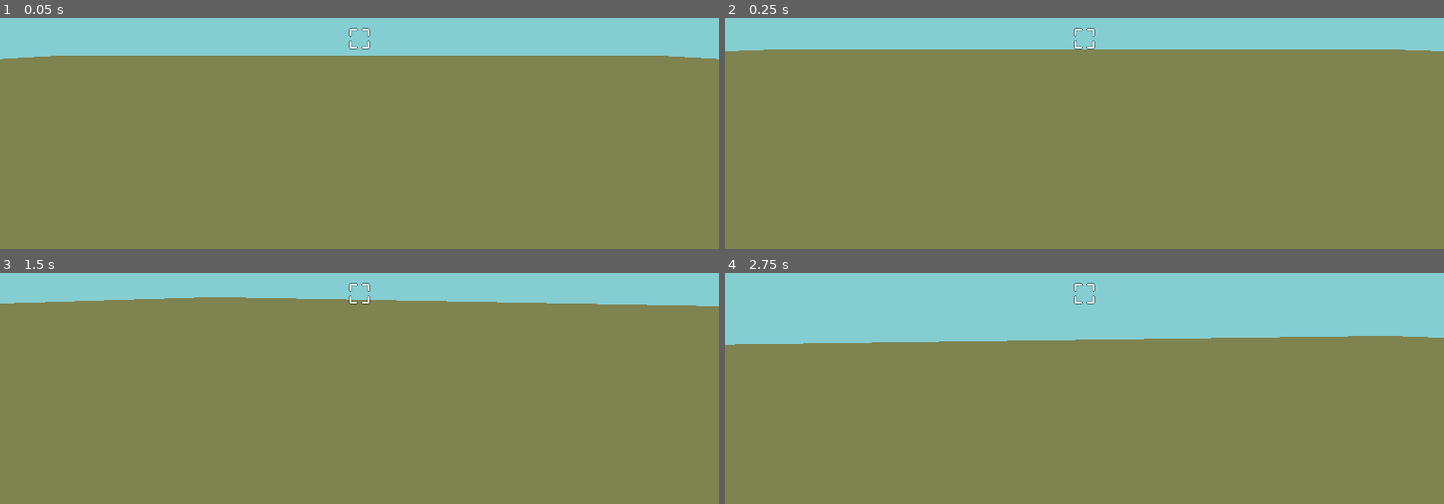
Above: before the commit, frames 1-4 (two rows, left to right).
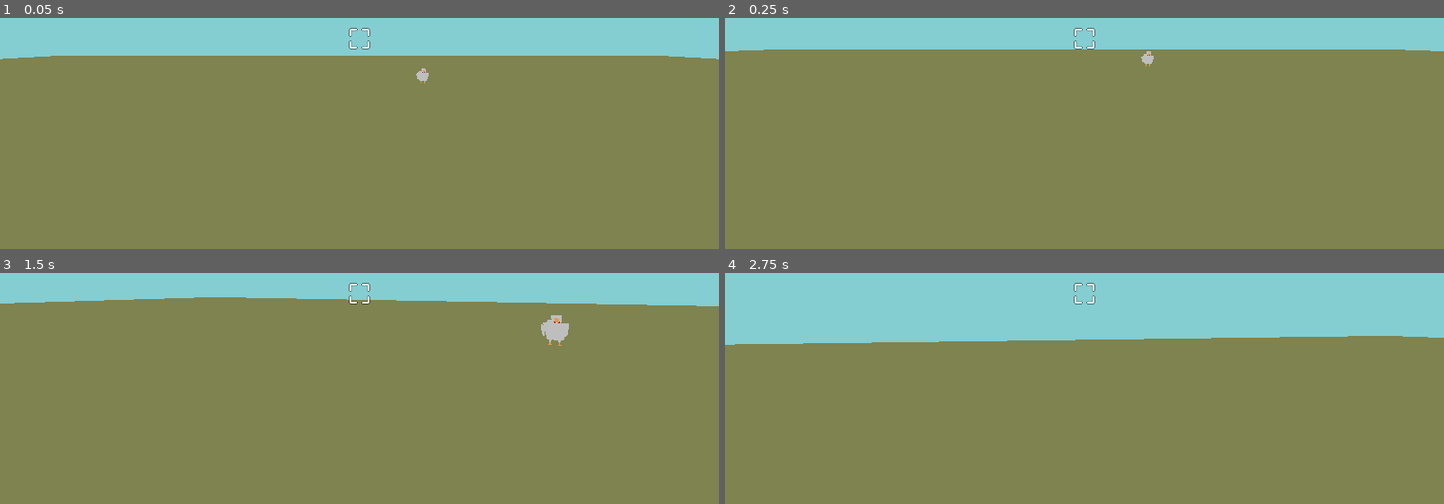
Above: after the commit, the same moments.

Repository: ehtd/godot_wild_jam_32
Game: Godot game, scene res://World.tscn
Two runs of this game, one before a commit and one after it. Both use one fixed random seed, a clock stepped at 60 frames per second and the inputs below.
Inputs (mouse positions are in pixels of both pictures, inside the frame that each line leads up to):
- Up to frame 1 (0.05 s): no input
- Up to frame 2 (0.25 s): no input
- Up to frame 3 (1.5 s): tap Enter at 0.5 s; move the mouse to (395, 291) at 0.52 s; hold W (move_forward) from 0.53 s (still down); click (395, 291) at 0.67 s; tap Space (jump) at 0.77 s; move the mouse to (323, 296) at 1.27 s
- Up to frame 4 (2.75 s): keep holding W (move_forward); tap Space (jump) at 1.52 s; move the mouse to (1098, 286) at 2.02 s

The runs differ from the first frame. In frame 1, less than 0.1% of the frame differs, in the area x 57-60%, y 21-29%; in frame 2, less than 0.1%; in frame 3, 0.3%, in the area x 75-80%, y 18-32%; in frame 4, nothing differs.

Commit message:
Chicken script

Diff:
--- /dev/null
+++ b/Chicken/Chicken.gd
@@ -0,0 +1,75 @@
+extends Spatial
+
+export var chicken_sight_angle = 90
+
+onready var animation_player = $chicken/AnimationPlayer
+
+enum STATES { IDLE, WALK, LOOK, TRAPPED }
+
+var current_state = STATES.IDLE
+var player_ref = null
+
+func _ready():
+	set_state_idle()
+	player_ref = get_tree().get_nodes_in_group("player")[0]
+
+
+func _process(delta):
+	print(can_see_player())
+	match current_state:
+		STATES.IDLE:
+			idle(delta)
+		STATES.WALK:
+			walk(delta)
+		STATES.LOOK:
+			look(delta)
+		STATES.TRAPPED:
+			trapped(delta)
+
+func idle(delta):
+	pass
+
+func walk(delta):
+	pass
+
+func look(delta):
+	pass
+
+func trapped(delta):
+	pass
+
+func set_state_idle():
+	current_state = STATES.IDLE
+	animation_player.play("Idle_loop")
+	pass
+
+func set_state_walk():
+	current_state = STATES.WALK
+	animation_player.play("walk_loop")
+	pass
+
+func set_state_look():
+	current_state = STATES.LOOK
+	animation_player.play("look")
+	pass
+
+func set_state_trapped():
+	current_state = STATES.TRAPPED
+	animation_player.play("Idle_loop")
+	pass
+
+func can_see_player():
+	var direction_to_player = global_transform.origin.direction_to(player_ref.global_transform.origin)
+	var forward = global_transform.basis.z
+	return rad2deg(forward.angle_to(direction_to_player)) < chicken_sight_angle
+
+func has_los_player():
+	var current_position = global_transform.origin + Vector3.UP
+	var player_position = player_ref.global_transform.origin + Vector3.UP
+
+	var space_state = get_world().direct_space_state
+	var result = space_state.intersect_ray(current_position, player_position, [], 2)
+	if result:
+		return true
+
+	return false
--- a/Chicken/Chicken.tscn
+++ b/Chicken/Chicken.tscn
@@ -1,11 +1,13 @@
-[gd_scene load_steps=5 format=2]
+[gd_scene load_steps=6 format=2]
 
 [ext_resource path="res://Chicken/chicken.glb" type="PackedScene" id=1]
 [ext_resource path="res://Chicken/chicken_white.material" type="Material" id=2]
 [ext_resource path="res://Chicken/chicken_red.material" type="Material" id=3]
 [ext_resource path="res://Chicken/chicken_orange.material" type="Material" id=4]
+[ext_resource path="res://Chicken/Chicken.gd" type="Script" id=5]
 
 [node name="Chicken" type="Spatial"]
+script = ExtResource( 5 )
 
 [node name="chicken" parent="." instance=ExtResource( 1 )]
 transform = Transform( 4, 0, 0, 0, 4, 0, 0, 0, 4, 0, 0, 0 )
--- a/Player/Player.tscn
+++ b/Player/Player.tscn
@@ -7,7 +7,9 @@
 [sub_resource type="CapsuleShape" id=1]
 radius = 0.5
 
-[node name="Player" type="KinematicBody"]
+[node name="Player" type="KinematicBody" groups=[
+"player",
+]]
 collision_layer = 2
 collision_mask = 3
 script = ExtResource( 1 )
--- a/World.tscn
+++ b/World.tscn
@@ -1,9 +1,8 @@
-[gd_scene load_steps=9 format=2]
+[gd_scene load_steps=8 format=2]
 
 [ext_resource path="res://Player/Player.tscn" type="PackedScene" id=1]
 [ext_resource path="res://ground_lmaterial.tres" type="Material" id=2]
 [ext_resource path="res://Chicken/Chicken.tscn" type="PackedScene" id=3]
-[ext_resource path="res://Corn/CornPickUp.tscn" type="PackedScene" id=4]
 
 [sub_resource type="CubeMesh" id=1]
 material = ExtResource( 2 )
@@ -49,29 +48,6 @@
 shadow_enabled = true
 
 [node name="Chicken" parent="." instance=ExtResource( 3 )]
-
-[node name="Chicken2" parent="." instance=ExtResource( 3 )]
-transform = Transform( 1, 0, 0, 0, 1, 0, 0, 0, 1, -8, 0, 1 )
-
-[node name="Chicken3" parent="." instance=ExtResource( 3 )]
-transform = Transform( 1, 0, 0, 0, 1, 0, 0, 0, 1, 5.9, 0, 4.9 )
-
-[node name="Chicken4" parent="." instance=ExtResource( 3 )]
-transform = Transform( 1, 0, 0, 0, 1, 0, 0, 0, 1, 0.88992, 0, 5.23154 )
-
-[node name="Chicken5" parent="." instance=ExtResource( 3 )]
-transform = Transform( 1, 0, 0, 0, 1, 0, 0, 0, 1, -3.94078, 0, 5.81342 )
-
-[node name="Chicken6" parent="." instance=ExtResource( 3 )]
-transform = Transform( 1, 0, 0, 0, 1, 0, 0, 0, 1, -2.13118, 0, 2.63188 )
-
-[node name="Chicken7" parent="." instance=ExtResource( 3 )]
-transform = Transform( 1, 0, 0, 0, 1, 0, 0, 0, 1, 10, 0, 1 )
-
-[node name="CornPickUp" parent="." instance=ExtResource( 4 )]
-transform = Transform( 1, 0, 0, 0, 1, 0, 0, 0, 1, 0, 0, 9 )
-
-[node name="CornPickUp2" parent="." instance=ExtResource( 4 )]
-transform = Transform( 1, 0, 0, 0, 1, 0, 0, 0, 1, 5, 0, 6 )
+transform = Transform( 1, 0, 0, 0, 1, 0, 0, 0, 1, 4, 0, -19 )
 
 [editable path="Player"]
